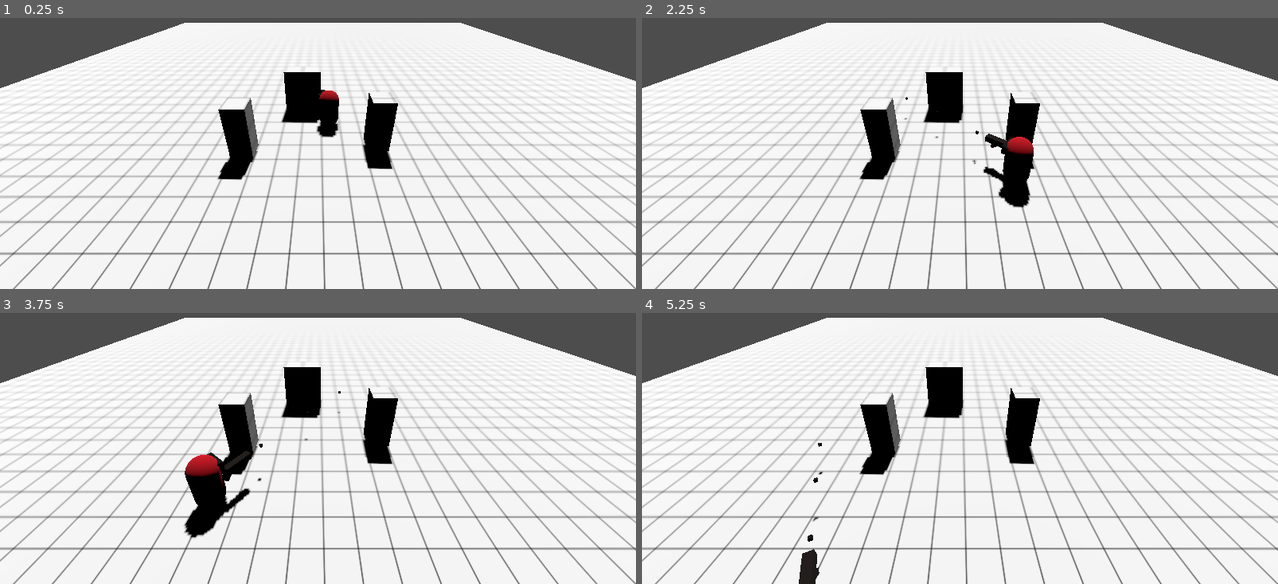
Above: before the commit, frames 1-4 (two rows, left to right).
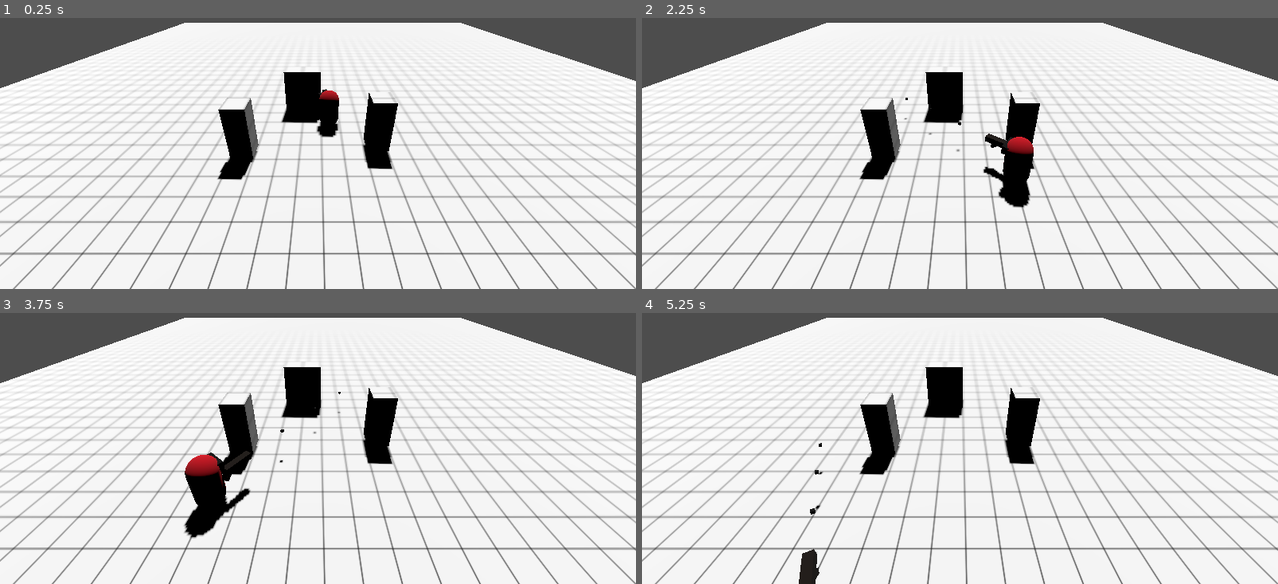
Above: after the commit, the same moments.

Repository: npoy/3d-roguelike-poc
Game: Godot game, scene res://level.tscn
Same seed, same stepped clock (60 frames per second), same inputs: the game is played once before the commit and once after it.
Inputs (mouse positions are in pixels of both pictures, inside the frame that each line leads up to):
- Up to frame 1 (0.25 s): no input
- Up to frame 2 (2.25 s): tap Enter (ui_accept) at 0.5, 0.77, 1.52 s; move the mouse to (928, 180) at 0.52 s; press the mouse at (928, 180) at 0.53 s; hold Up (ui_up) 0.53-2.03 s; move the mouse to (1150, 164) at 1.27 s; release the mouse at (1150, 164) at 1.28 s; click (1150, 164) at 1.35 s; move the mouse to (769, 55) at 2.02 s; press the mouse at (769, 55) at 2.03 s; hold Left (ui_left) from 2.03 s (still down)
- Up to frame 3 (3.75 s): move the mouse to (349, 405) at 2.77 s; release the mouse at (349, 405) at 2.78 s; click (349, 405) at 2.85 s; tap Enter (ui_accept) at 3.02 s; move the mouse to (222, 315) at 3.52 s; release Left (ui_left) at 3.53 s; press the mouse at (222, 315) at 3.53 s; hold Down (ui_down) from 3.53 s (still down)
- Up to frame 4 (5.25 s): tap Enter (ui_accept) at 3.77, 4.52, 5 s; move the mouse to (1099, 386) at 4.27 s; release Down (ui_down) at 4.28 s; release the mouse at (1099, 386) at 4.28 s; hold Right (ui_right) 4.28-5.03 s; click (1099, 386) at 4.35 s; move the mouse to (832, 424) at 5.02 s; press the mouse at (832, 424) at 5.03 s; hold Up (ui_up) from 5.03 s (still down)

The runs differ from the first frame. In frame 1, less than 0.1% of the frame differs, in the area x 50-52%, y 26-29%; in frame 2, less than 0.1%; in frame 3, less than 0.1%; in frame 4, less than 0.1%, in the area x 26-29%, y 47-89%.

Commit message:
Cleanup movement and raycast

Diff:
--- a/Player.gd
+++ b/Player.gd
@@ -8,7 +8,7 @@
 # Get the gravity from the project settings to be synced with RigidBody nodes.
 var gravity = ProjectSettings.get_setting("physics/3d/default_gravity")
 
-func _process(delta):
+func _physics_process(delta):
 	# Add the gravity.
 	#if not is_on_floor():
 		#velocity.y -= gravity * delta
--- a/level.tscn
+++ b/level.tscn
@@ -32,6 +32,7 @@
 [node name="Ground" type="CSGBox3D" parent="Navigation" groups=["World"]]
 transform = Transform3D(2.35328, 0, 0, 0, 1, 0, 0, 0, 3.20411, 5.116, 0, -4.5)
 use_collision = true
+collision_layer = 9
 size = Vector3(20, 1, 20)
 material = ExtResource("4_shh42")
 
--- a/main.gd
+++ b/main.gd
@@ -13,7 +13,7 @@
 	var ray_origin: Vector3 = $Camera3D.project_ray_origin(mouse_position)
 	var ray_target: Vector3 = ray_origin + $Camera3D.project_ray_normal(mouse_position) * ray_lenght
 
-	var ray_query = PhysicsRayQueryParameters3D.create(ray_origin, ray_target)
+	var ray_query = PhysicsRayQueryParameters3D.create(ray_origin, ray_target, 8) #TODO: Use constants for layers
 	var space_state: PhysicsDirectSpaceState3D = get_world_3d().direct_space_state
 	var intersection: Dictionary = space_state.intersect_ray(ray_query)
 
--- a/project.godot
+++ b/project.godot
@@ -61,3 +61,4 @@
 3d_physics/layer_1="World"
 3d_physics/layer_2="Player"
 3d_physics/layer_3="Enemy"
+3d_physics/layer_4="Ground"
